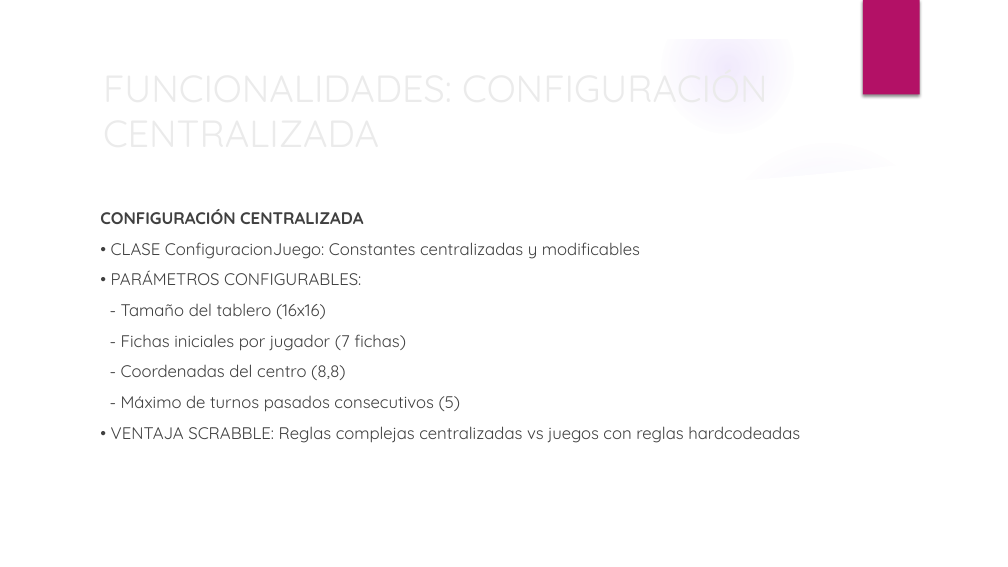
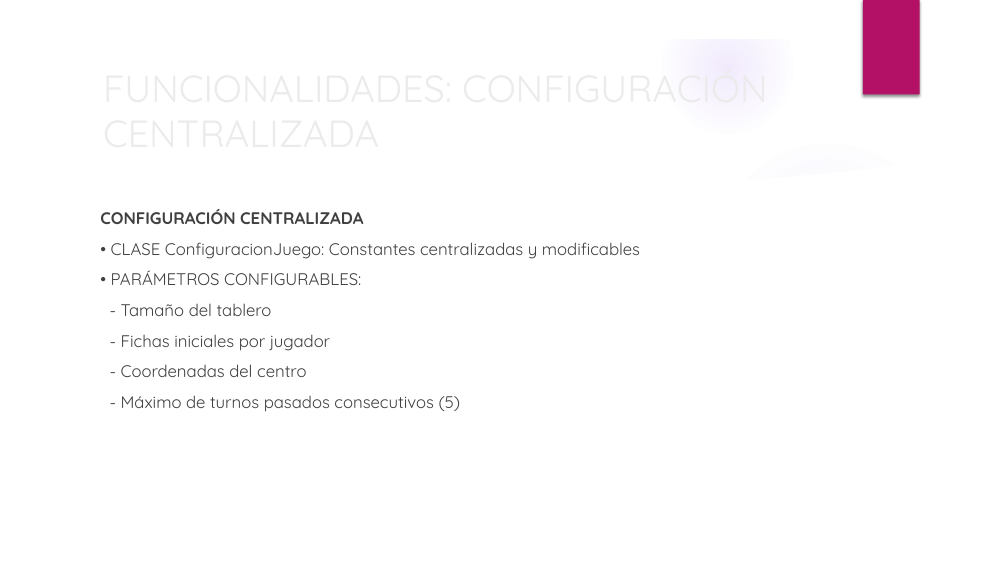
Before and after one commit to BinaryJuan/scrabble-poo, a slide deck: slide 46 of SCRABBLE.pptx (slide 47 before the commit). Drawn at 1008x567 pixels with LibreOffice and Linux fonts; fonts in the diff are those of the drawing; background and template pictures are left out. Boxes give left, top, right and bottom in pixels: in the first picture for what was removed or moved away, otherwise in the second. Text is boxed around its words. In the diff, an @@ line names an element or a change of style, - is before the commit and + after.

```diff
--- a/SCRABBLE.pptx
+++ b/SCRABBLE.pptx
@@ text at (x1=121, y1=304, x2=330, y2=377): text changed @@
-- Tamaño del tablero (16x16)
-- Fichas iniciales por jugador (7 fichas)
-- Coordenadas del centro (8,8)
+- Tamaño del tablero
+- Fichas iniciales por jugador
+- Coordenadas del centro
@@ text at (x1=111, y1=426, x2=800, y2=443): paragraph removed @@
-• VENTAJA SCRABBLE: Reglas complejas centralizadas vs juegos con reglas hardcodeadas
```
Also in this commit, not shown: 12 other slides changed, 1 slide removed.
